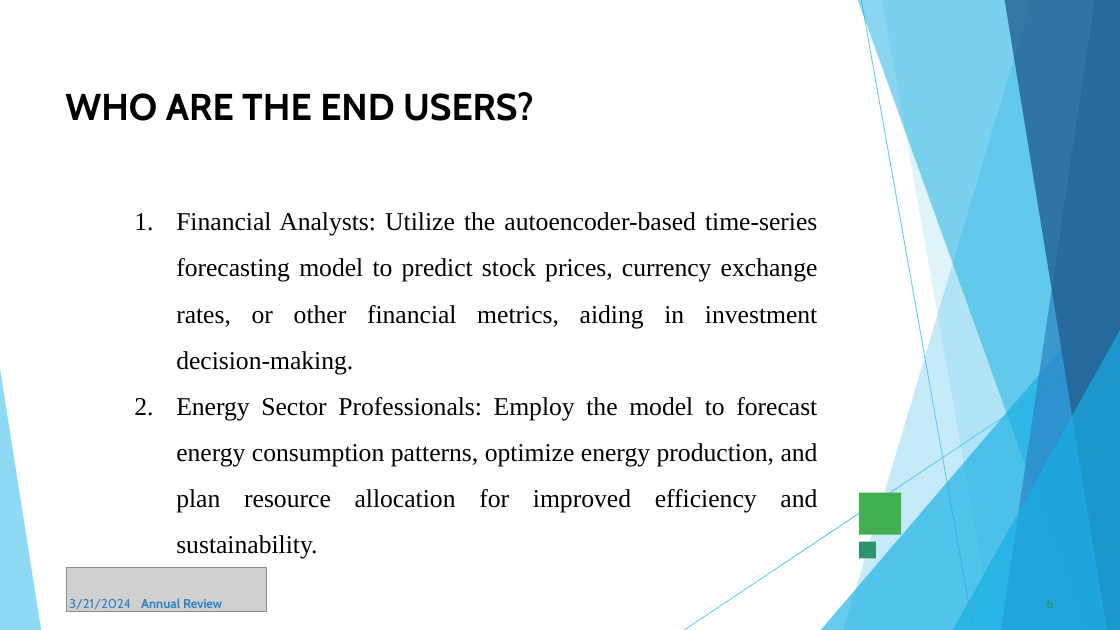
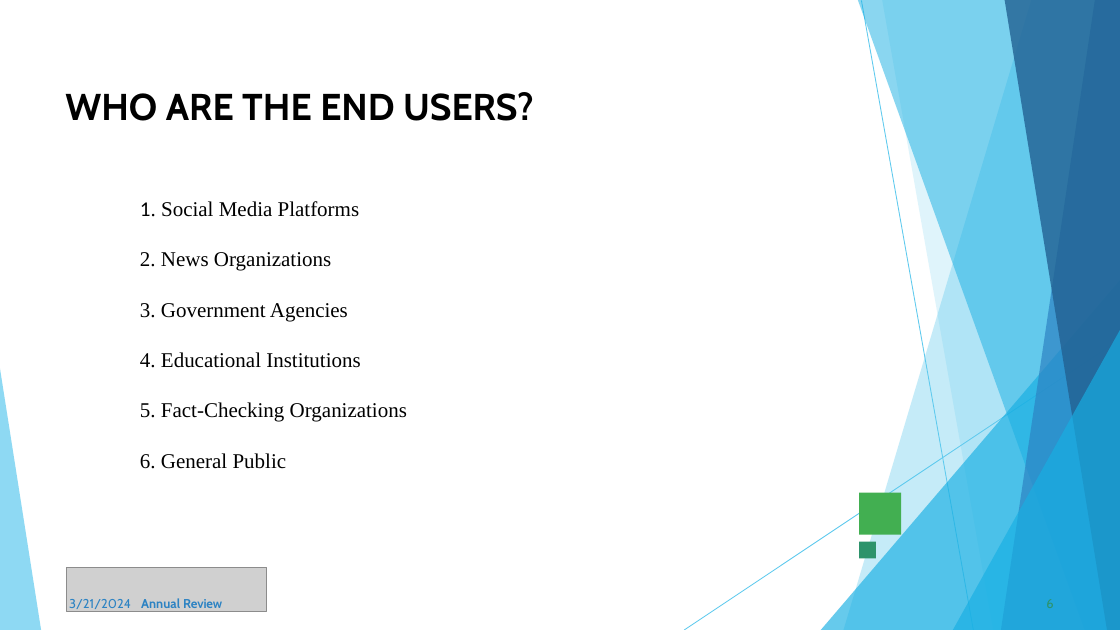
Before and after one commit to Praveena1108/tnsdc-genAI, a slide deck: slide 6 of TNSDC-GENAI PPT.pptx. Drawn at 1120x630 pixels with LibreOffice and Linux fonts; fonts in the diff are those of the drawing; grey boxes stand for pictures. Boxes give left, top, right and bottom in pixels: in the first picture for what was removed or moved away, otherwise in the second. Text is boxed around its words. In the diff, an @@ line names an element or a change of style, - is before the commit and + after.

```diff
--- a/TNSDC-GENAI PPT.pptx
+++ b/TNSDC-GENAI PPT.pptx
@@ text added at (x1=140, y1=201, x2=407, y2=469), 18 pt, text #000000 @@
+    1. Social Media Platforms
+    2. News Organizations
+    3. Government Agencies
+    4. Educational Institutions
+    5. Fact-Checking Organizations
+    6. General Public
@@ text removed at (x1=176, y1=212, x2=818, y2=559) @@
-1. Financial Analysts: Utilize the autoencoder-based time-series forecasting model to predict stock prices, currency exchange rates, or other financial metrics, aiding in investment decision-making.
-2. Energy Sector Professionals: Employ the model to forecast energy consumption patterns, optimize energy production, and plan resource allocation for improved efficiency and sustainability.
```
Also in this commit, not shown: 8 other slides changed, 2 slides added, 2 slides removed.
